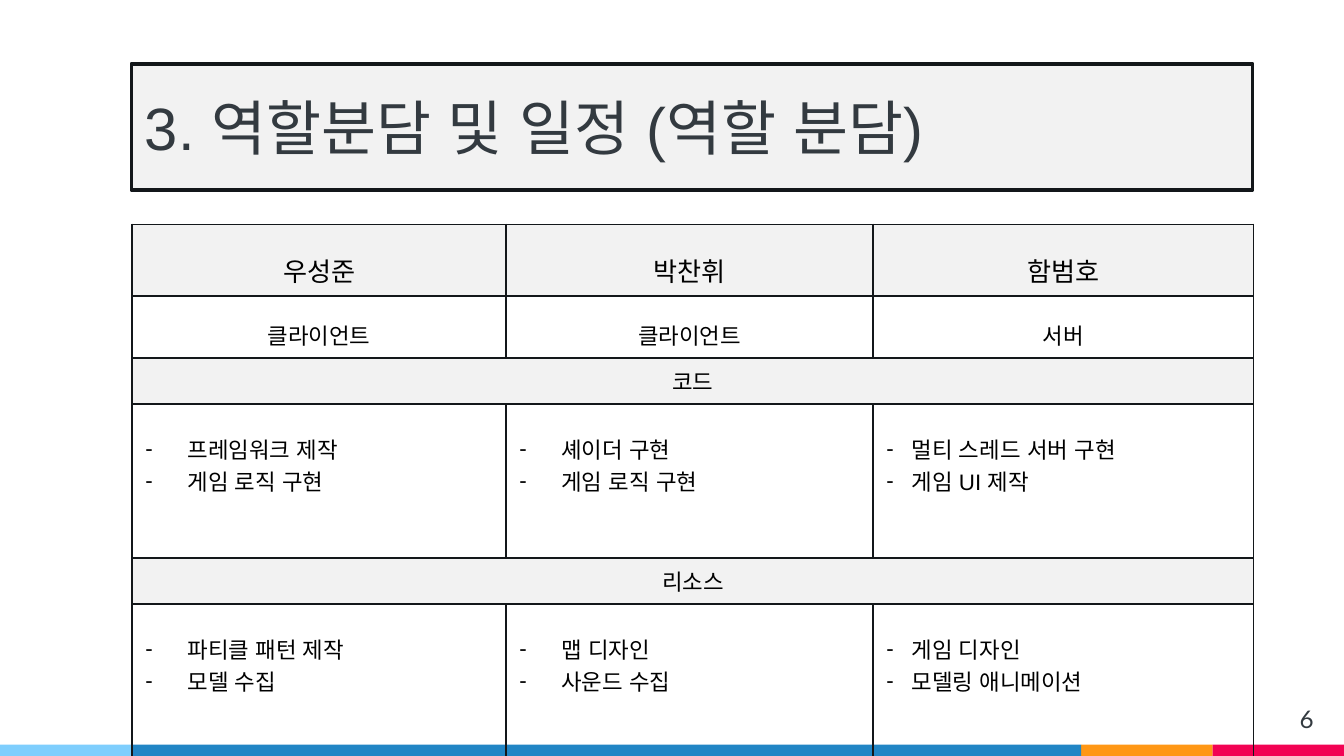
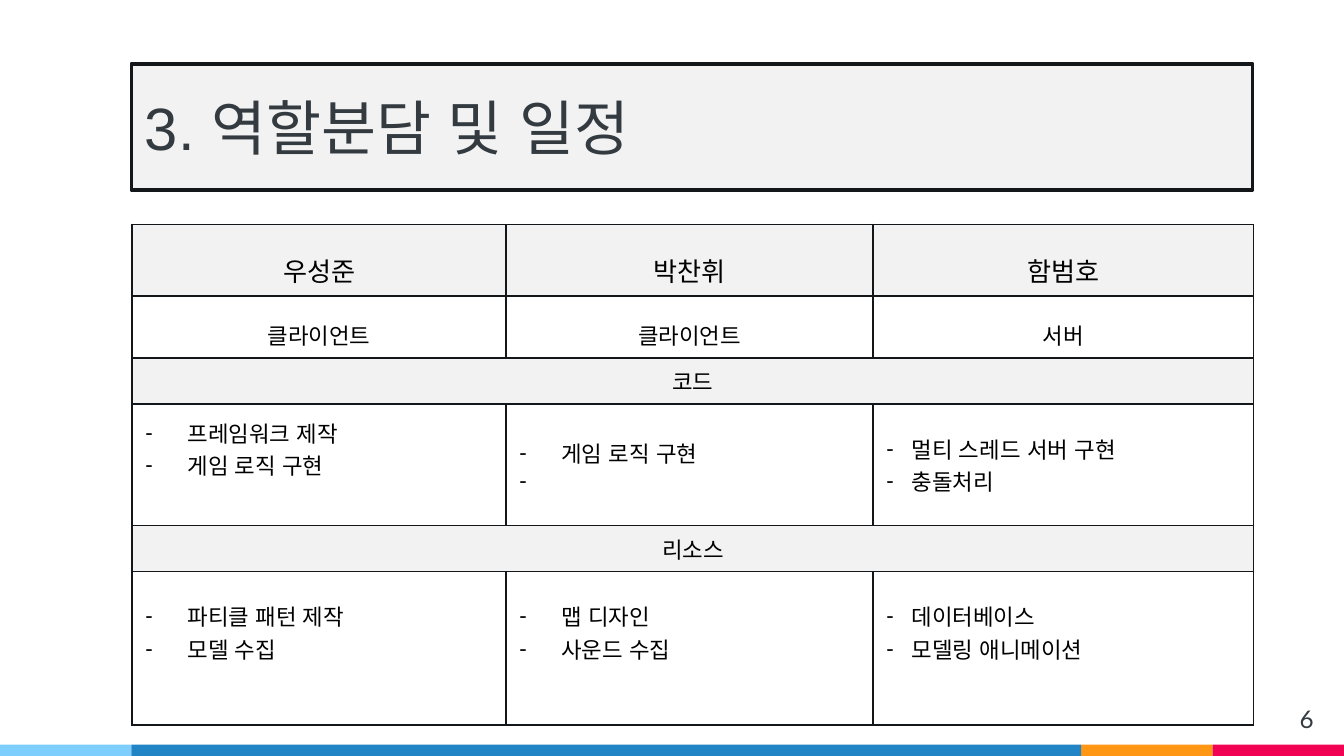
Before and after one commit to wsj2681/Anger_Control_Disoder, a slide deck: slide 6 of Capstone Design/발표자료/중간발표/v2.pptx. Drawn at 1344x756 pixels with LibreOffice and Linux fonts; fonts in the diff are those of the drawing. Boxes give left, top, right and bottom in pixels: in the first picture for what was removed or moved away, otherwise in the second. Text is boxed around its words. In the diff, an @@ line names an element or a change of style, - is before the commit and + after.

```diff
--- a/Capstone Design/발표자료/중간발표/v2.pptx
+++ b/Capstone Design/발표자료/중간발표/v2.pptx
@@ text in rectangle at (x1=145, y1=100, x2=630, y2=155): text changed @@
-3. 역할분담 및 일정 (역할 분담)
+3. 역할분담 및 일정
@@ table at (x1=132, y1=224, x2=1253, y2=677) @@
-row 4, column 2: 셰이더 구현 / 게임 로직 구현
+row 4, column 2: 게임 로직 구현 / -
-row 4, column 3: 멀티 스레드 서버 구현 / 게임 UI 제작
+row 4, column 3: 멀티 스레드 서버 구현 / 충돌처리
-row 6, column 3: 게임 디자인 / 모델링 애니메이션
+row 6, column 3: 데이터베이스 / 모델링 애니메이션
```
Also in this commit, not shown: 6 other slides changed, 1 slide removed, 5 other files.
